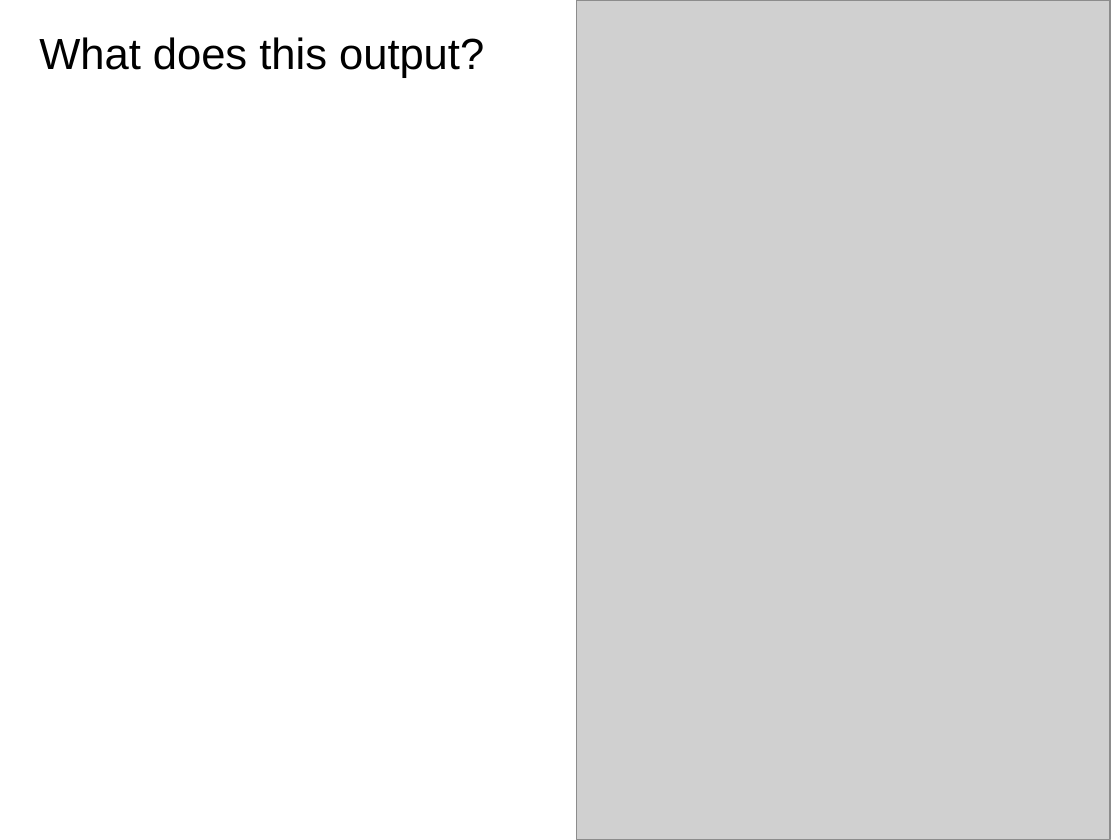
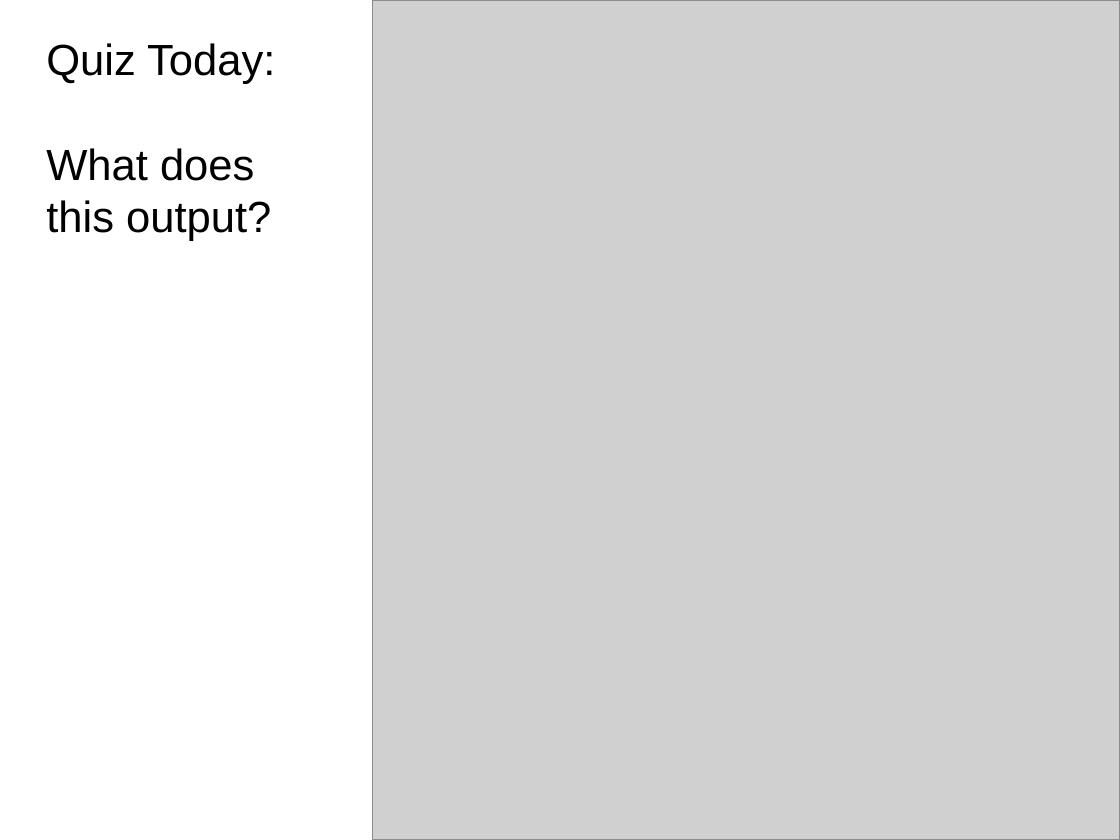
Before and after one commit to RHIT-CSSE/csse220, a slide deck: slide 11 of ClassMaterials/OOAndExceptions/Slides/Part3-ExceptionHandling.pptx. Drawn at 1120x840 pixels with LibreOffice and Linux fonts; fonts in the diff are those of the drawing; grey boxes stand for pictures. Boxes give left, top, right and bottom in pixels: in the first picture for what was removed or moved away, otherwise in the second. Text is boxed around its words. In the diff, an @@ line names an element or a change of style, - is before the commit and + after.

Commit message:
updating quiz code for slides

```diff
--- a/ClassMaterials/OOAndExceptions/Slides/Part3-ExceptionHandling.pptx
+++ b/ClassMaterials/OOAndExceptions/Slides/Part3-ExceptionHandling.pptx
@@ text "Quiz Today:": place and size @@
-text "Quiz Today:" at (39,37,484,78)
+text "Quiz Today:" at (46,43,275,241)
@@ picture: place and size @@
-picture at (577,0,1111,840)
+picture at (372,0,1120,840)
@@ text at (46,43,275,84): paragraph added @@
+Quiz Today:
```
